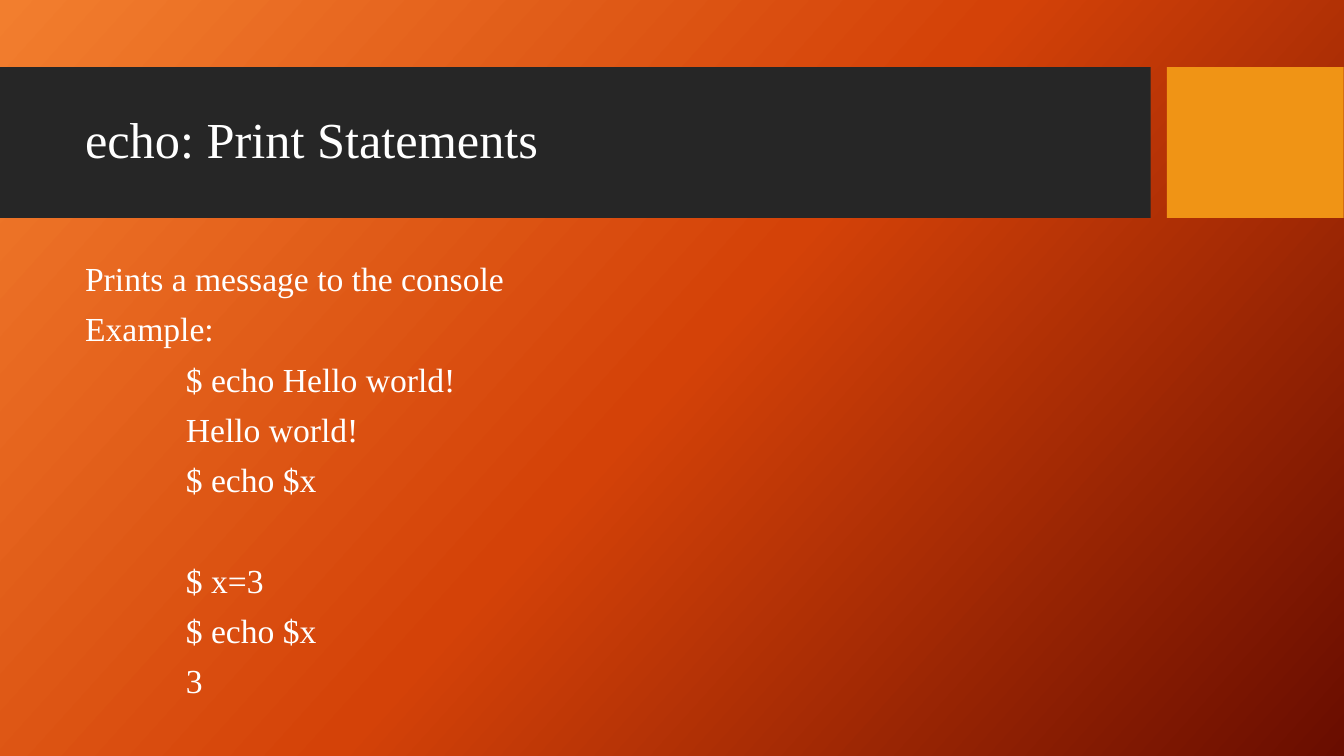
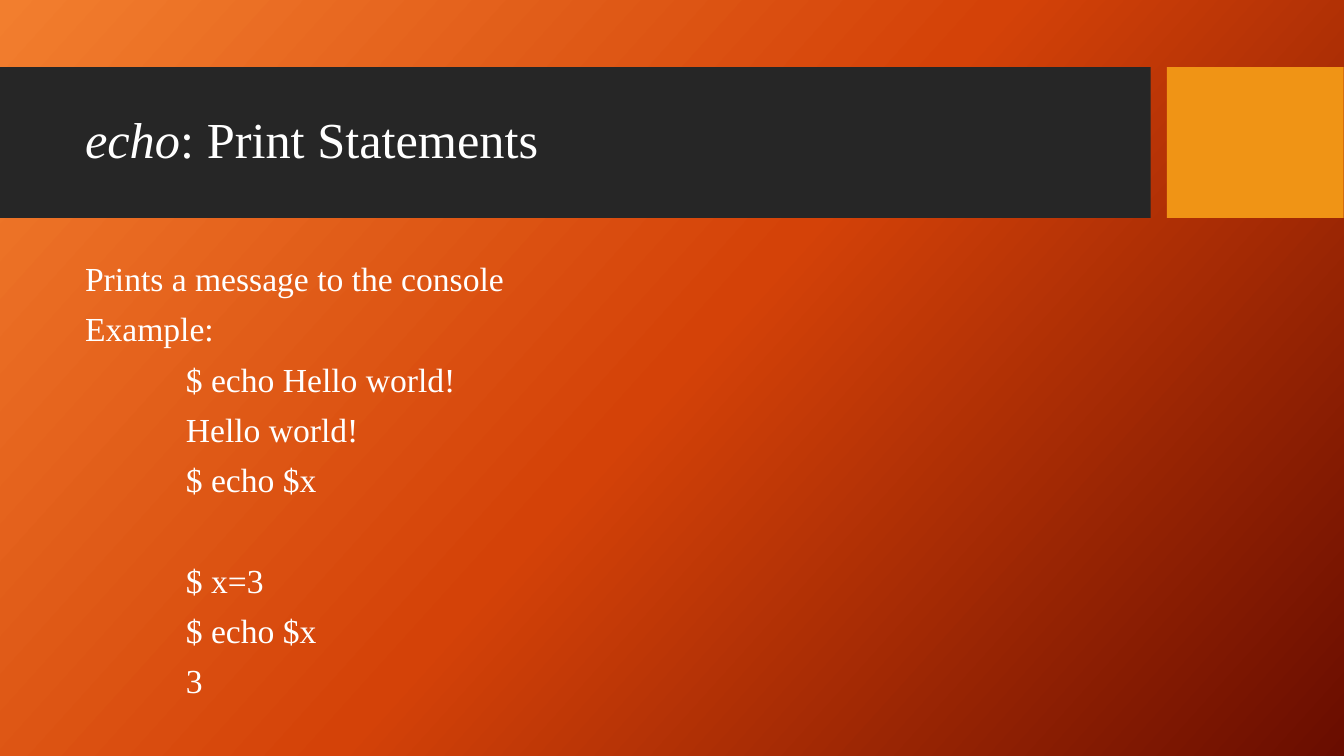
Before and after one commit to giganano/PythonBootcamp, a slide deck: slide 5 of slides/terminal.pptx. Drawn at 1344x756 pixels with LibreOffice and Linux fonts; fonts in the diff are those of the drawing; background and template pictures are left out. Boxes give left, top, right and bottom in pixels: in the first picture for what was removed or moved away, otherwise in the second. Text is boxed around its words. In the diff, an @@ line names an element or a change of style, - is before the commit and + after.

Commit message:
slides: minor typo fix

```diff
--- a/slides/terminal.pptx
+++ b/slides/terminal.pptx
@@ title "echo: Print Statements" at (x1=85, y1=123, x2=538, y2=159): italic on in "echo:" @@
```
